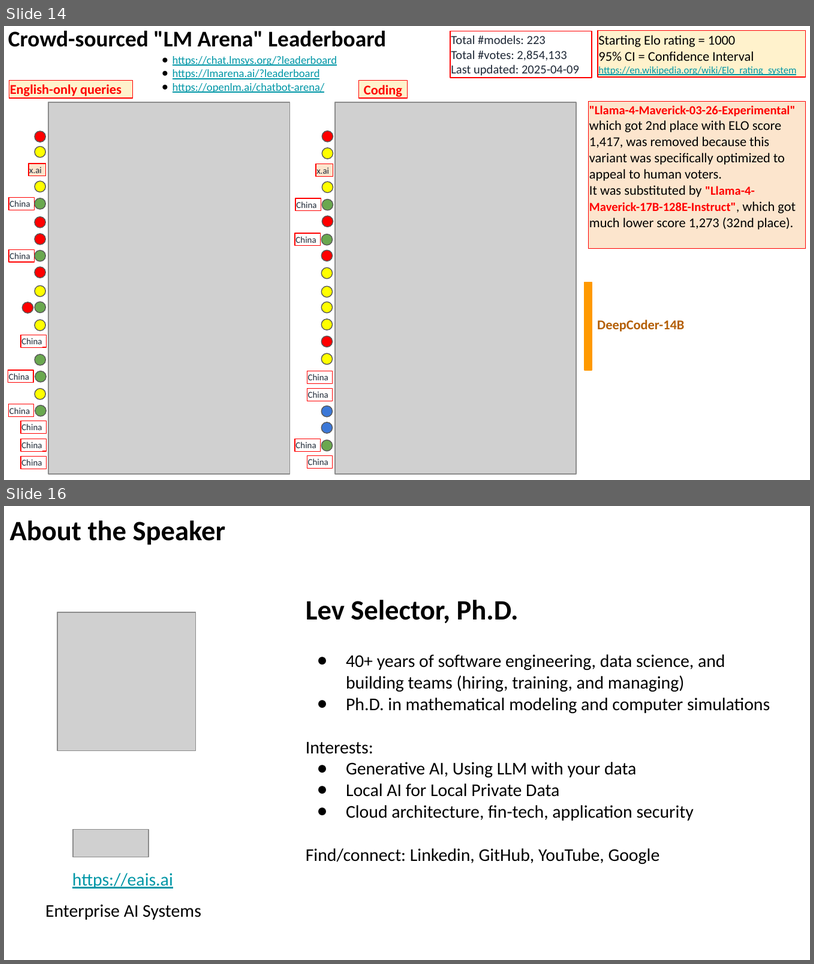
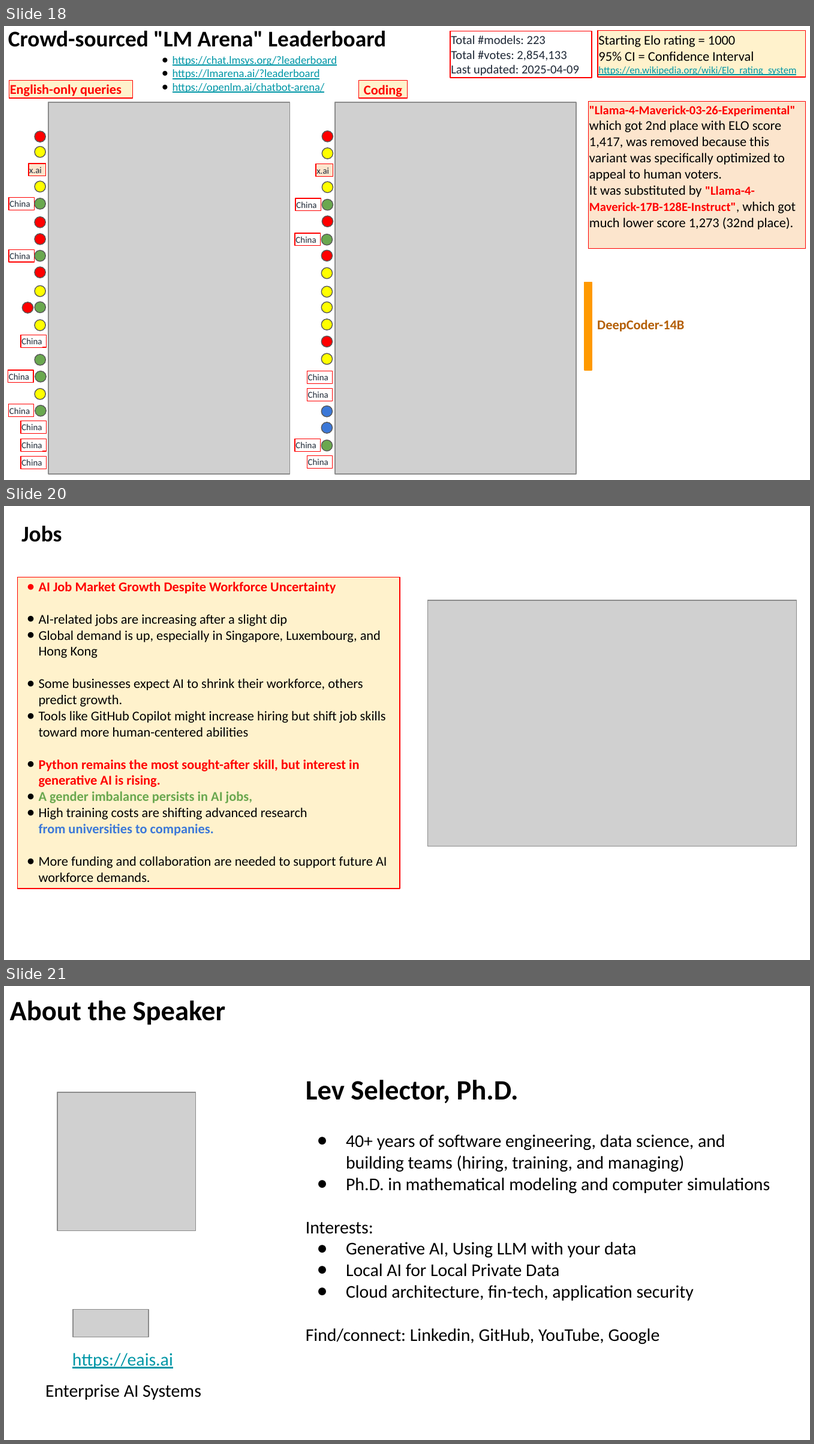
Before and after one commit to lselector/seminar, a slide deck: 2025/2025-04-18-AI-Updates.pptx. Shown one above the other, each under a label of ours: slides 14 and 16 before the commit, slides 18, 20 and 21 after it; the slides between them are not shown. The pictures are 814x964 and 814x1444 pixels, drawn with LibreOffice and Linux fonts; fonts in the diff are those of the drawing; grey boxes stand for pictures. Boxes give left, top, right and bottom in pixels: in the first picture for what was removed or moved away, otherwise in the second. Text is boxed around its words. In the diff, an @@ line names an element or a change of style, - is before the commit and + after.

```diff
--- a/2025/2025-04-18-AI-Updates.pptx
+++ b/2025/2025-04-18-AI-Updates.pptx
@@ slide 20 added at [4, 506, 810, 960], background #FFFFFF @@
@@ text added at [21, 525, 62, 542], 20 pt, text #000000, bold @@
+Jobs
@@ rectangle added at [18, 577, 400, 888], fill #FFF2CC, outline #FF0000 0.75 pt, 12 pt, text #000000 @@
+● AI Job Market Growth Despite Workforce Uncertainty
+● AI-related jobs are increasing after a slight dip
+● Global demand is up, especially in Singapore, Luxembourg, and Hong Kong
+● Some businesses expect AI to shrink their workforce, others predict growth.
+● Tools like GitHub Copilot might increase hiring but shift job skills toward more human-centered abilities
+● Python remains the most sought-after skill, but interest in generative AI is rising.
+● A gender imbalance persists in AI jobs,
+● High training costs are shifting advanced research
+  from universities to companies.
+● More funding and collaboration are needed to support future AI workforce demands.
@@ picture added at [428, 600, 797, 846] @@
@@ what was slide 14 is now slide 18 @@
@@ what was slide 16 is now slide 21 @@
```
Also in this commit, not shown: 5 slides changed, 6 other slides added, 2 slides removed.
